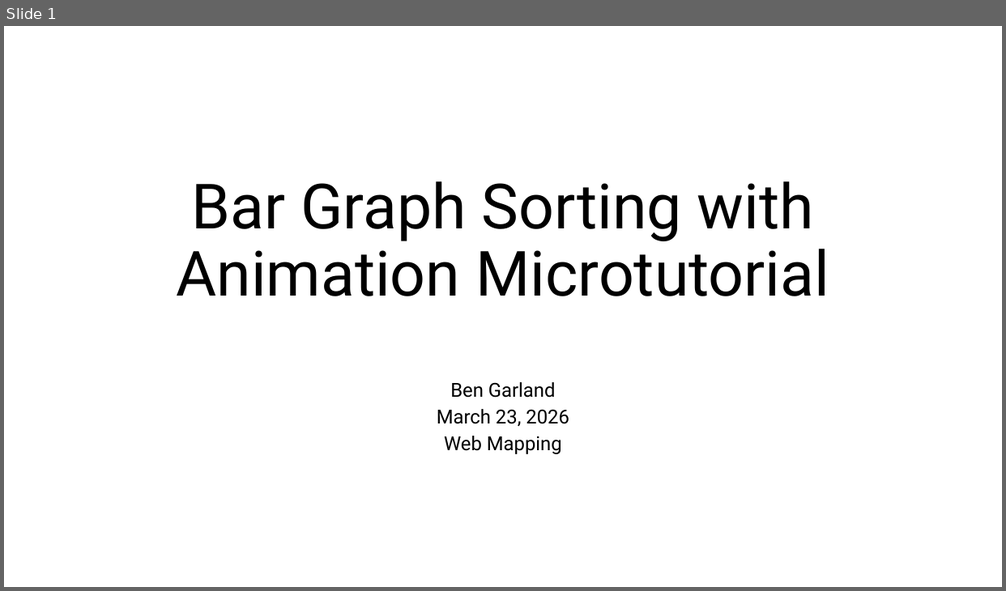
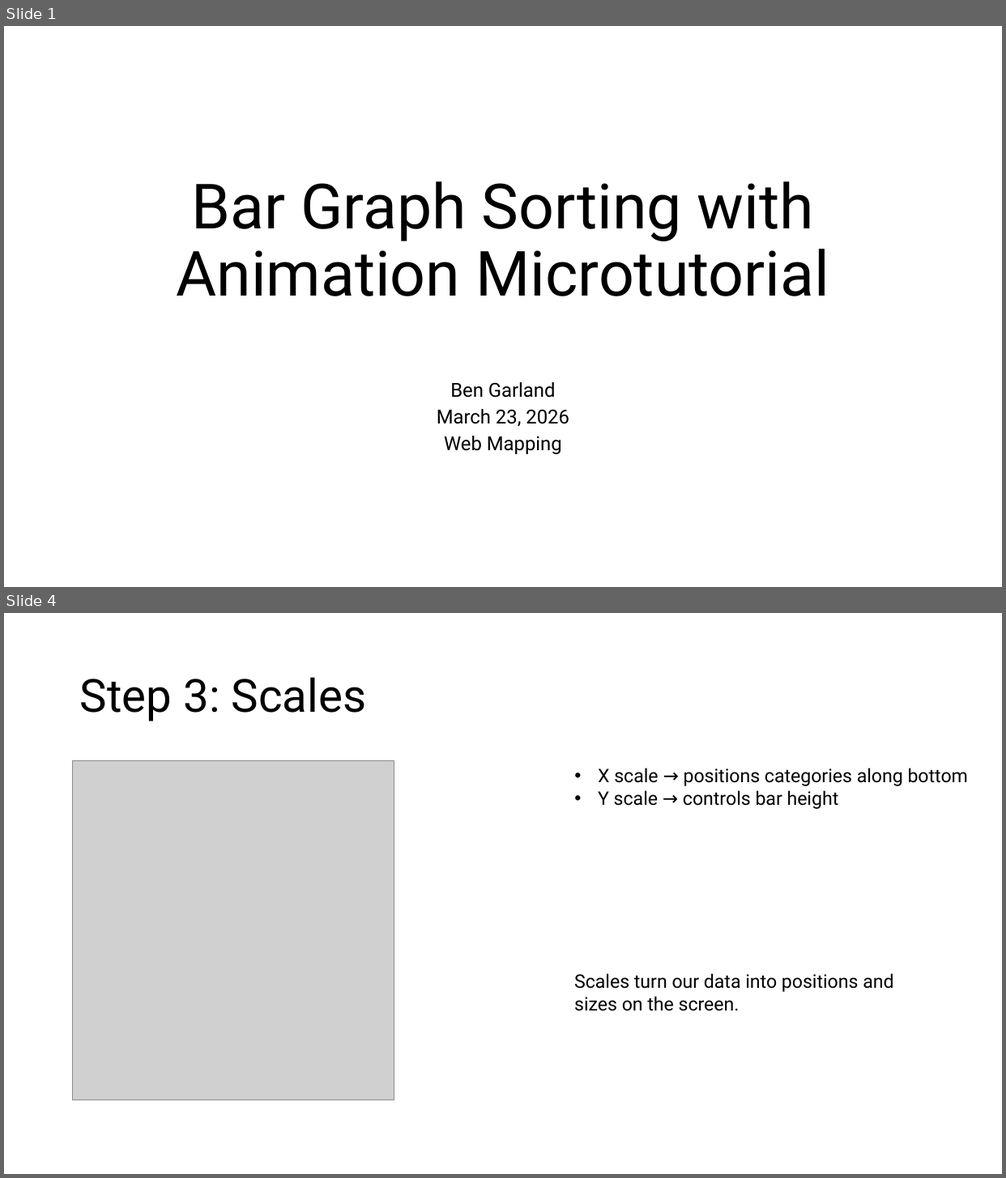
Before and after one commit to armandhammer/bengarland-site, a slide deck: tutorial/Bar Graph Sorting.pptx. Shown one above the other, each under a label of ours: slide 1 before the commit, slides 1 and 4 after it; the slides between them are not shown. The pictures are 1006x591 and 1006x1178 pixels, drawn with LibreOffice and Linux fonts; fonts in the diff are those of the drawing; grey boxes stand for pictures. Boxes give left, top, right and bottom in pixels: in the first picture for what was removed or moved away, otherwise in the second. Text is boxed around its words. In the diff, an @@ line names an element or a change of style, - is before the commit and + after.

```diff
--- a/tutorial/Bar Graph Sorting.pptx
+++ b/tutorial/Bar Graph Sorting.pptx
@@ slide 4 added at bbox=[4, 613, 1002, 1174], background #FFFFFF @@
@@ title added at bbox=[80, 677, 366, 722], 44 pt, text #000000 @@
+Step 3: Scales
@@ picture added at bbox=[73, 761, 394, 1101] @@
@@ text added at bbox=[598, 768, 968, 809], 18 pt, text #000000 @@
+• X scale → positions categories along bottom
+• Y scale → controls bar height
@@ text added at bbox=[574, 973, 893, 1012], 18 pt, text #000000 @@
+Scales turn our data into positions and sizes on the screen.
```
Also in this commit, not shown: 2 slides changed, 6 other slides added, 2 slides removed, 2 other files.
